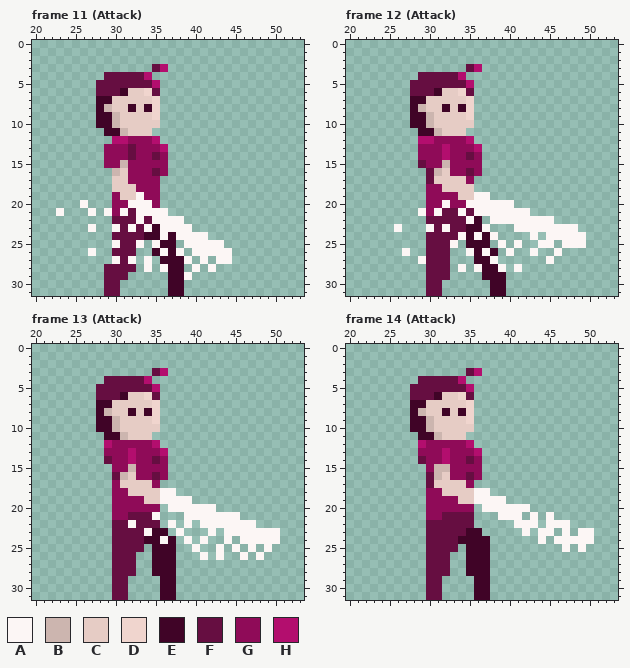
Two versions of one pixel-art file, godot/2022/QuickVania_godot3/Entities/Player/Assets/Player.aseprite. Above, as it was before the edit.
64x32 pixels, 27 frames. Shown: frame 11 (Attack): x 20..53, y 0..31; frame 12 (Attack): x 20..53, y 0..31; frame 13 (Attack): x 20..53, y 0..31; frame 14 (Attack): x 20..53, y 0..31. The commit also changed other frames, which this record leaves out.
Visible layers, top first: "SFX", "Head", "Arms", "Torso", "Legs".
Palette (. is transparent): A #fcf6f5  B #ccb5af  C #e6ccc5  D #f0d5ce  E #400427  F #660e41  G #8f0b58  H #b30e6e
Pixels before, frame 11 (Attack), first column x 23:
 3 ............FH........
 4 ......FFFFFH..........
 5 .....FFFFFFFH.........
 6 .....FFFECCDF.........
 7 .....EECCCCCD.........
 8 .....EBCCECED.........
 9 .....EEBCCCCD.........
10 .....EEBCCCCC.........
11 ......EEBCCC..........
12 .......HHGGGH.........
13 ......GGGFGGGH........
14 ......GGGFGGFG........
15 ......GGBGGGGG........
16 .......BCGGGFG........
17 .......CCGGGG.........
18 .......CCCGGG.........
19 .......GCCAGG.........
20 ...A...GGAAAG.........
21 A...A.AGAFAAAA........
22 .......FFFAFAAAA......
23 ....A..AFAFAEAAAA.....
24 .......FFFFEEAEAAAA...
25 .......AFFA.AEE.AAAAA.
26 ....A..FFF..EAEA.AAAAA
27 .......AFA.A.EEEA.A.AA
28 ......FFFF.A.AEE.A.A..
29 ......FFF.....EEA.....
30 ......FF......EE......
31 ......FF......EE......
Pixels before, frame 12 (Attack), first column x 26:
 3 .........FH.............
 4 ...FFFFFH...............
 5 ..FFFFFFFH..............
 6 ..FFFECCDF..............
 7 ..EECCCCCD..............
 8 ..EBCCECED..............
 9 ..EEBCCCCD..............
10 ..EEBCCCCC..............
11 ...EEBCCC...............
12 ...HHGGGGH..............
13 ...GGGHGGGH.............
14 ...GGGHGGFG.............
15 ...FGGBGGGG.............
16 ....FBCGGFG.............
17 ....FCCCCG..............
18 ....GGCCCC..............
19 ....GGGGCCAA............
20 ....GGAGGAAAAAA.........
21 ...AGAFFAFAAAAAAA.......
22 ....FFFFFAE.AAAAAAAA....
23 A...AFAFFEEA...AAAAAAAA.
24 ....FFFFAEAEA....A.AAAAA
25 ....FFFA.EEE.A.A..AA.AAA
26 .A..FFF..AEAE.A..A..A...
27 ...AFFF...EEA......A....
28 ....FFF.A.AEEA.A........
29 ....FFF....EEE..........
30 ....FF......EE..........
31 ....FF......EE..........
Pixels before, frame 13 (Attack), first column x 28:
 3 .......FH..............
 4 .FFFFFH................
 5 FFFFFFFH...............
 6 FFFECCDF...............
 7 EECCCCCD...............
 8 EBCCECED...............
 9 EEBCCCCD...............
10 EEBCCCCC...............
11 .EEBCCC................
12 .HGGGGGH...............
13 .GGGHGGGH..............
14 .FGGHGGFG..............
15 ..GGBGGGG..............
16 ..FBCGGFG..............
17 ..GCCCCG...............
18 ..GGCCCCAA.............
19 ..GGGGCCAAAA...........
20 ..GGGGGG.AAAAAA........
21 ..GGFFFA...AAAAAAA.....
22 ..FFAFFF.A.A.AAAAAAA...
23 ..FFFFAEE.A...A.AAAAAAA
24 ..FFFFEEAE.A.A..A.AAAAA
25 ..FFFF.EEE..A..A.A.A.A.
26 ..FFF..EEE...A.A..A.A..
27 ..FFF..EEE.............
28 ..FFF..EEE.............
29 ..FF....EE.............
30 ..FF....EE.............
31 ..FF....EE.............
Pixels before, frame 14 (Attack), first column x 28:
 3 .......FH..............
 4 .FFFFFH................
 5 FFFFFFFH...............
 6 FFFECCDF...............
 7 EECCCCCD...............
 8 EBCCECED...............
 9 EEBCCCCD...............
10 EEBCCCCC...............
11 .EEBCCC................
12 .HGGGGGH...............
13 .GGGHGGGH..............
14 .FGGHGGFG..............
15 ..GBBGGGG..............
16 ..FBCGGFG..............
17 ..FCCCCG...............
18 ..GGCCCCAA.............
19 ..GGGGCCAAAA...........
20 ..GGGGGG.AAAAAA........
21 ..GGFFFF...AAA.A.A.....
22 ..FFFFFF.....AAA.AAA...
23 ..FFFFFEE.....A.AA.A.AA
24 ..FFFFEEEE......A.AAAAA
25 ..FFFF.EEE.........A.A.
26 ..FFF..EEE.............
27 ..FFF..EEE.............
28 ..FFF..EEE.............
29 ..FF....EE.............
30 ..FF....EE.............
31 ..FF....EE.............
The same view after the edit:
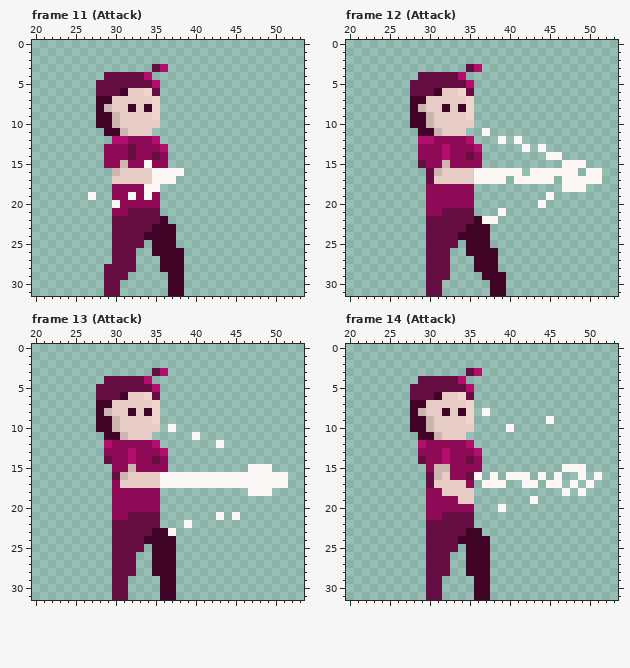
From old to new:
Frame 11 (Attack), layers "SFX", "Arms":
y 15: x 34 G -> A
y 16: x 32..38 GGGFG.. -> CCCAAAA
y 17: x 32..37 GGGG.. -> CCCAAA
y 18: x 30..32 CCC -> GGG; x 34..35 GG -> AA
y 19: x 27 . -> A; x 31..34 CCAG -> GAGA
y 20: x 26 A -> .; x 30 G -> A; x 32..34 AAA -> GGG
y 21: x 23 A -> .; x 27 A -> .; x 29 A -> .; x 31 A -> G; x 33..36 AAAA -> FFF.
y 22: x 33 A -> F; x 35..38 AAAA -> FE..
y 23: x 27 A -> .; x 30 A -> F; x 32 A -> F; x 34 A -> F; x 36..39 AAAA -> EE..
y 24: x 36 A -> E; x 38..41 AAAA -> ....
y 25: x 30 A -> F; x 33 A -> F; x 35 A -> E; x 39..43 AAAAA -> .....
y 26: x 27 A -> .; x 36 A -> E; x 38 A -> E; x 40..44 AAAAA -> .....
y 27: x 30 A -> F; x 32 A -> F; x 34 A -> .; x 39 A -> .; x 41 A -> .; x 43..44 AA -> ..
y 28: x 34 A -> .; x 36 A -> E; x 40 A -> .; x 42 A -> .
y 29: x 39 A -> .
Frame 12 (Attack), layers "SFX", "Arms":
y 11: x 37 . -> A
y 12: x 39 . -> A; x 41 . -> A
y 13: x 42 . -> A; x 44 . -> A
y 14: x 45..46 .. -> AA
y 15: x 47..49 ... -> AAA
y 16: x 33..41 GGFG..... -> CCCAAAAAA; x 43..48 ...... -> AAAAAA; x 50..51 .. -> AA
y 17: x 35..39 G.... -> CAAAA; x 41..45 ..... -> AAAAA; x 47..51 ..... -> AAAAA
y 18: x 32..35 CCCC -> GGGG; x 47..49 ... -> AAA
y 19: x 34..37 CCAA -> GG..; x 45 . -> A
y 20: x 32 A -> G; x 35..40 AAAAAA -> G.....; x 44 . -> A
y 21: x 29 A -> .; x 31 A -> G; x 34 A -> F; x 36..38 AAA -> ...; x 40..42 AAA -> ...
y 22: x 35 A -> F; x 37 . -> A; x 39..45 AAAAAAA -> .......
y 23: x 26 A -> .; x 30 A -> F; x 32 A -> F; x 37 A -> E; x 41..48 AAAAAAAA -> ........
y 24: x 34 A -> E; x 36 A -> E; x 38 A -> .; x 43 A -> .; x 45..49 AAAAA -> .....
y 25: x 33 A -> F; x 39 A -> .; x 41 A -> .; x 44..45 AA -> ..; x 47..49 AAA -> ...
y 26: x 27 A -> .; x 35 A -> E; x 37 A -> E; x 40 A -> .; x 43 A -> .; x 46 A -> .
y 27: x 29 A -> .; x 38 A -> E; x 45 A -> .
y 28: x 34 A -> .; x 36 A -> E; x 39 A -> .; x 41 A -> .
Frame 13 (Attack), layers "SFX", "Arms":
y 10: x 37 . -> A
y 11: x 40 . -> A
y 12: x 43 . -> A
y 15: x 47..49 ... -> AAA
y 16: x 33..51 GGFG............... -> CCCAAAAAAAAAAAAAAAA
y 17: x 35..51 G................ -> CAAAAAAAAAAAAAAAA
y 18: x 32..37 CCCCAA -> GGGG..; x 47..49 ... -> AAA
y 19: x 34..39 CCAAAA -> GG....
y 20: x 37..42 AAAAAA -> ......
y 21: x 35 A -> F; x 39..42 AAAA -> ....; x 44 A -> .
y 22: x 32 A -> F; x 37 A -> .; x 41..47 AAAAAAA -> .......
y 23: x 34 A -> F; x 37..38 .A -> A.; x 42 A -> .; x 44..50 AAAAAAA -> .......
y 24: x 36 A -> E; x 39 A -> .; x 41 A -> .; x 44 A -> .; x 46..50 AAAAA -> .....
y 25: x 40 A -> .; x 43 A -> .; x 45 A -> .; x 47 A -> .; x 49 A -> .
y 26: x 41 A -> .; x 43 A -> .; x 46 A -> .; x 48 A -> .
Frame 14 (Attack), layer "SFX":
y 8: x 37 . -> A
y 9: x 45 . -> A
y 10: x 40 . -> A
y 15: x 47..49 ... -> AAA
y 16: x 36 G -> A; x 38 . -> A; x 40..42 ... -> AAA; x 44 . -> A; x 46 . -> A; x 49 . -> A; x 51 . -> A
y 17: x 37..39 ... -> AAA; x 42..43 .. -> AA; x 45..46 .. -> AA; x 48 . -> A; x 50 . -> A
y 18: x 36..37 AA -> ..; x 47 . -> A; x 49 . -> A
y 19: x 36..39 AAAA -> ....; x 43 . -> A
y 20: x 37..38 AA -> ..; x 40..42 AAA -> ...
y 21: x 39..41 AAA -> ...; x 43 A -> .; x 45 A -> .
y 22: x 41..43 AAA -> ...; x 45..47 AAA -> ...
y 23: x 42 A -> .; x 44..45 AA -> ..; x 47 A -> .; x 49..50 AA -> ..
y 24: x 44 A -> .; x 46..50 AAAAA -> .....
y 25: x 47 A -> .; x 49 A -> .
Pixel boxes of the changes (left, top, right, bottom) in both pictures:
changed: (56, 160, 232, 280)
changed: (394, 128, 602, 272)
changed: (128, 424, 288, 560)
added: (482, 408, 514, 432)
added: (546, 416, 554, 424)
changed: (474, 464, 602, 552)
